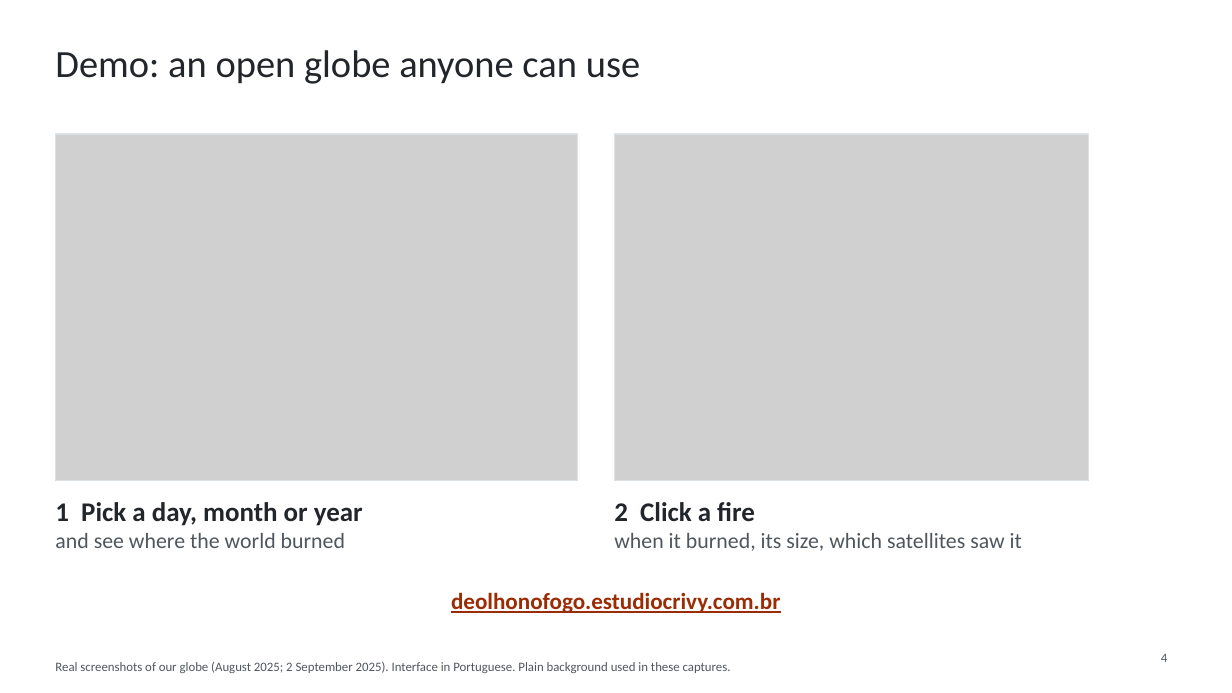
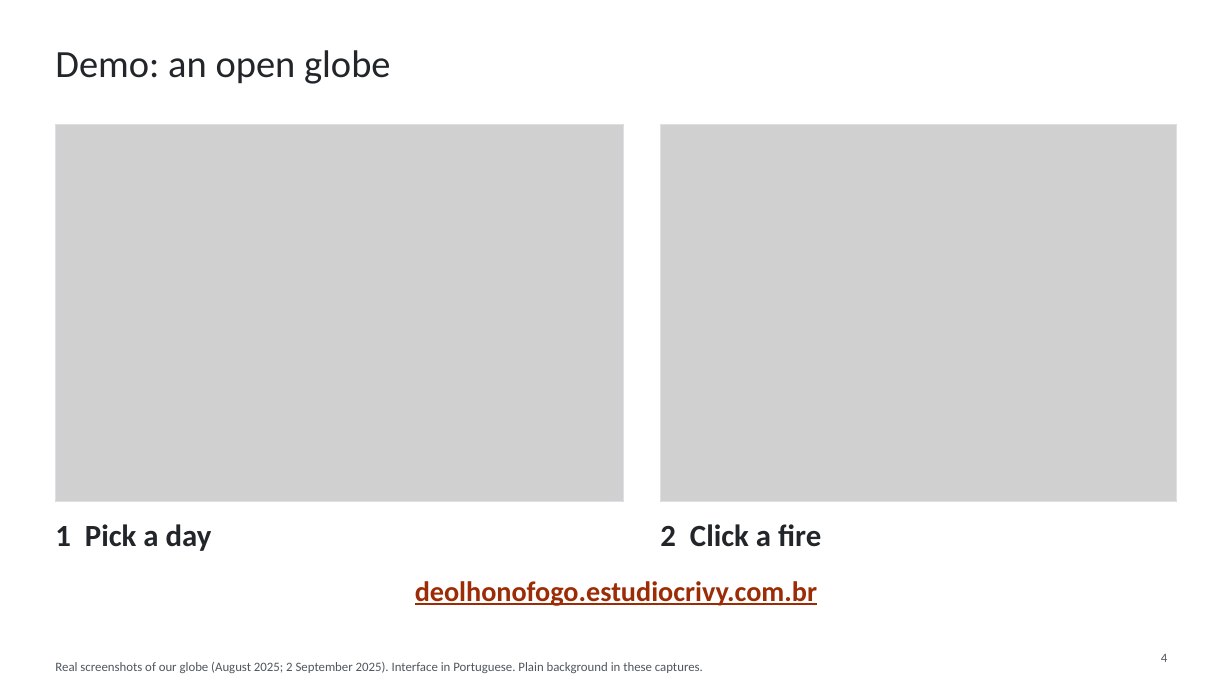
Before and after one commit to WednyFernandes/de-olho-no-fogo, a slide deck: slide 4 of public/apresentacao/de-olho-no-fogo-space-apps-2026-en.pptx. Drawn at 1232x693 pixels with LibreOffice and Linux fonts; fonts in the diff are those of the drawing; grey boxes stand for pictures. Boxes give left, top, right and bottom in pixels: in the first picture for what was removed or moved away, otherwise in the second. Text is boxed around its words. In the diff, an @@ line names an element or a change of style, - is before the commit and + after.

```diff
--- a/public/apresentacao/de-olho-no-fogo-space-apps-2026-en.pptx
+++ b/public/apresentacao/de-olho-no-fogo-space-apps-2026-en.pptx
@@ title at box(55, 50, 391, 84): text changed @@
-Demo: an open globe anyone can use
+Demo: an open globe
@@ picture: place and size @@
-picture at box(55, 134, 578, 481)
+picture at box(55, 125, 624, 502)
@@ rectangle: place and size @@
-rectangle at box(55, 134, 578, 481)
+rectangle at box(55, 125, 624, 502)
@@ picture: place and size @@
-picture at box(615, 134, 1089, 481)
+picture at box(661, 125, 1177, 502)
@@ rectangle: place and size @@
-rectangle at box(615, 134, 1089, 481)
+rectangle at box(661, 125, 1177, 502)
@@ text at box(55, 524, 212, 551): text changed; size 17 to 24 pt; text colour #4F575E to #22262A; bold on @@
-1 Pick a day, month or year
-and see where the world burned
+1 Pick a day
@@ text at box(614, 533, 1022, 551): paragraph removed @@
-when it burned, its size, which satellites saw it
@@ text "2 Click a fire": place and size @@
-text "2 Click a fire" at box(614, 502, 1022, 551)
+text "2 Click a fire" at box(660, 524, 821, 547)
@@ text "2 Click a fire" at box(660, 524, 821, 547): size 21 to 24 pt @@
@@ text "deolhonofogo.estudiocrivy.com.br": place and size @@
-text "deolhonofogo.estudiocrivy.com.br" at box(451, 592, 780, 613)
+text "deolhonofogo.estudiocrivy.com.br" at box(415, 581, 817, 606)
@@ text "deolhonofogo.estudiocrivy.com.br" at box(415, 581, 817, 606): size 18 to 22 pt @@
@@ text at box(55, 662, 703, 673): text changed @@
-Real screenshots of our globe (August 2025; 2 September 2025). Interface in Portuguese. Plain background used in these captures.
+Real screenshots of our globe (August 2025; 2 September 2025). Interface in Portuguese. Plain background in these captures.
```
Also in this commit, not shown: 5 other slides changed, 6 other files.
